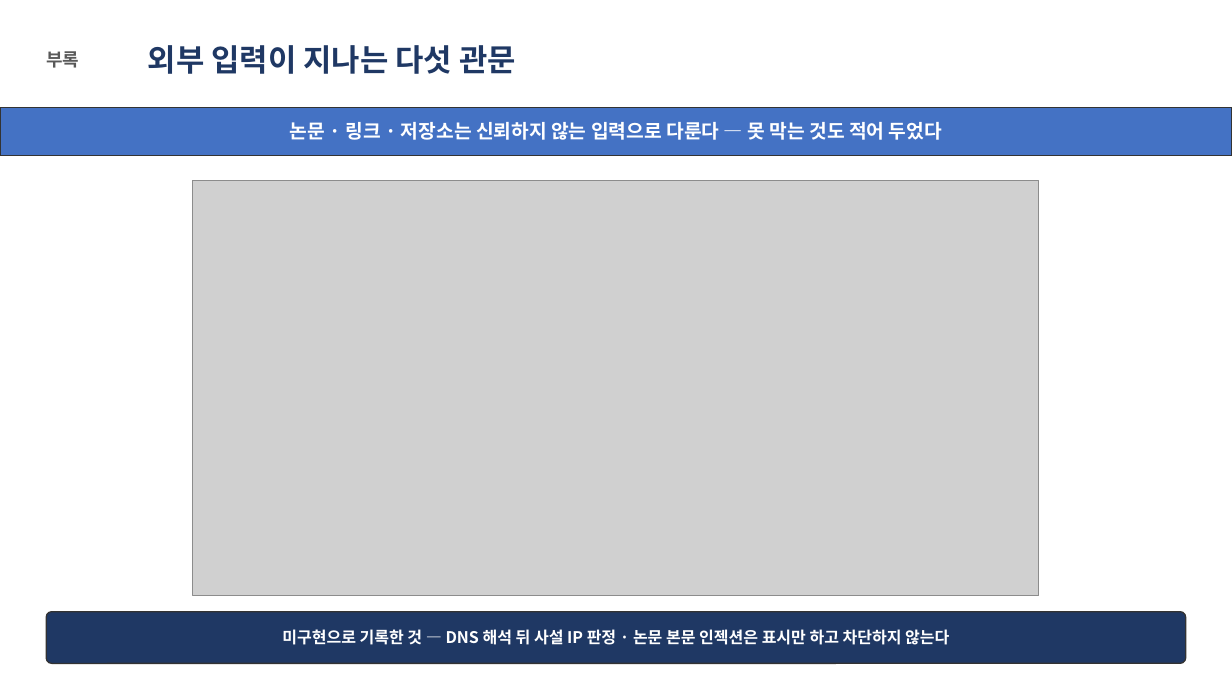
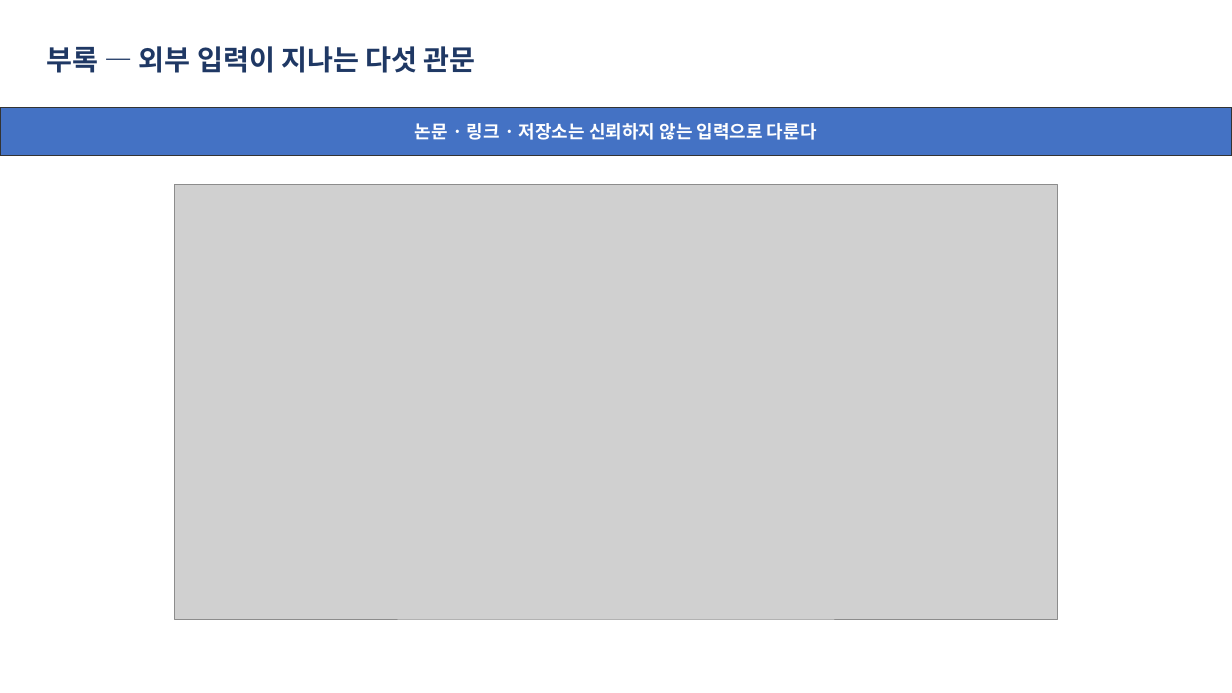
Before and after one commit to moon201595/agent, a slide deck: slide 12 of docs/diagrams_feedback_2026-09-17/피드백_반영_보고_2026-09-20.pptx (slide 11 before the commit). Drawn at 1232x693 pixels with LibreOffice and Linux fonts; fonts in the diff are those of the drawing; grey boxes stand for pictures. Boxes give left, top, right and bottom in pixels: in the first picture for what was removed or moved away, otherwise in the second. Text is boxed around its words. In the diff, an @@ line names an element or a change of style, - is before the commit and + after.

```diff
--- a/docs/diagrams_feedback_2026-09-17/피드백_반영_보고_2026-09-20.pptx
+++ b/docs/diagrams_feedback_2026-09-17/피드백_반영_보고_2026-09-20.pptx
@@ text at (46,46,476,73): text changed; size 24 to 22 pt @@
-외부 입력이 지나는 다섯 관문
+부록 — 외부 입력이 지나는 다섯 관문
@@ text removed at (46,51,79,68) @@
-부록
@@ text at (415,123,817,140): text changed; size 15 to 14 pt @@
-논문 · 링크 · 저장소는 신뢰하지 않는 입력으로 다룬다 — 못 막는 것도 적어 두었다
+논문 · 링크 · 저장소는 신뢰하지 않는 입력으로 다룬다
@@ picture: place and size @@
-picture at (193,180,1040,596)
+picture at (174,185,1057,619)
@@ rounded rectangle removed at (46,612,1186,664) @@
@@ text removed at (282,629,949,645) @@
-미구현으로 기록한 것 — DNS 해석 뒤 사설 IP 판정 · 논문 본문 인젝션은 표시만 하고 차단하지 않는다
```
Also in this commit, not shown: 8 other slides changed, 2 slides added, 1 slide removed, 4 other files.
